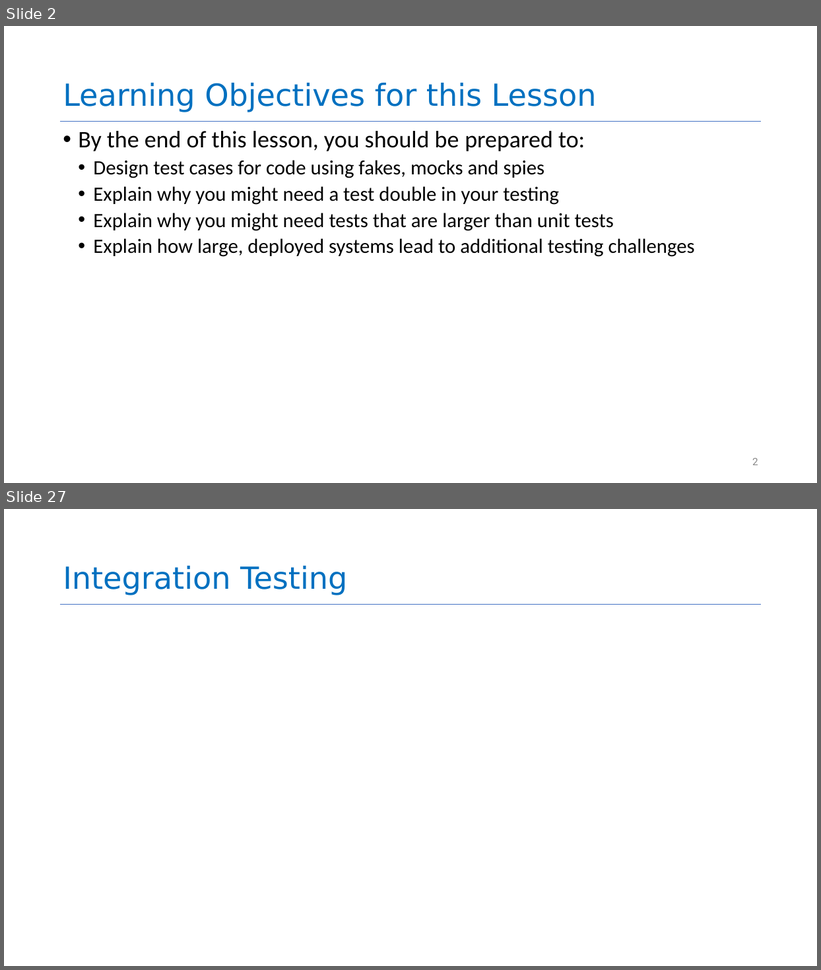
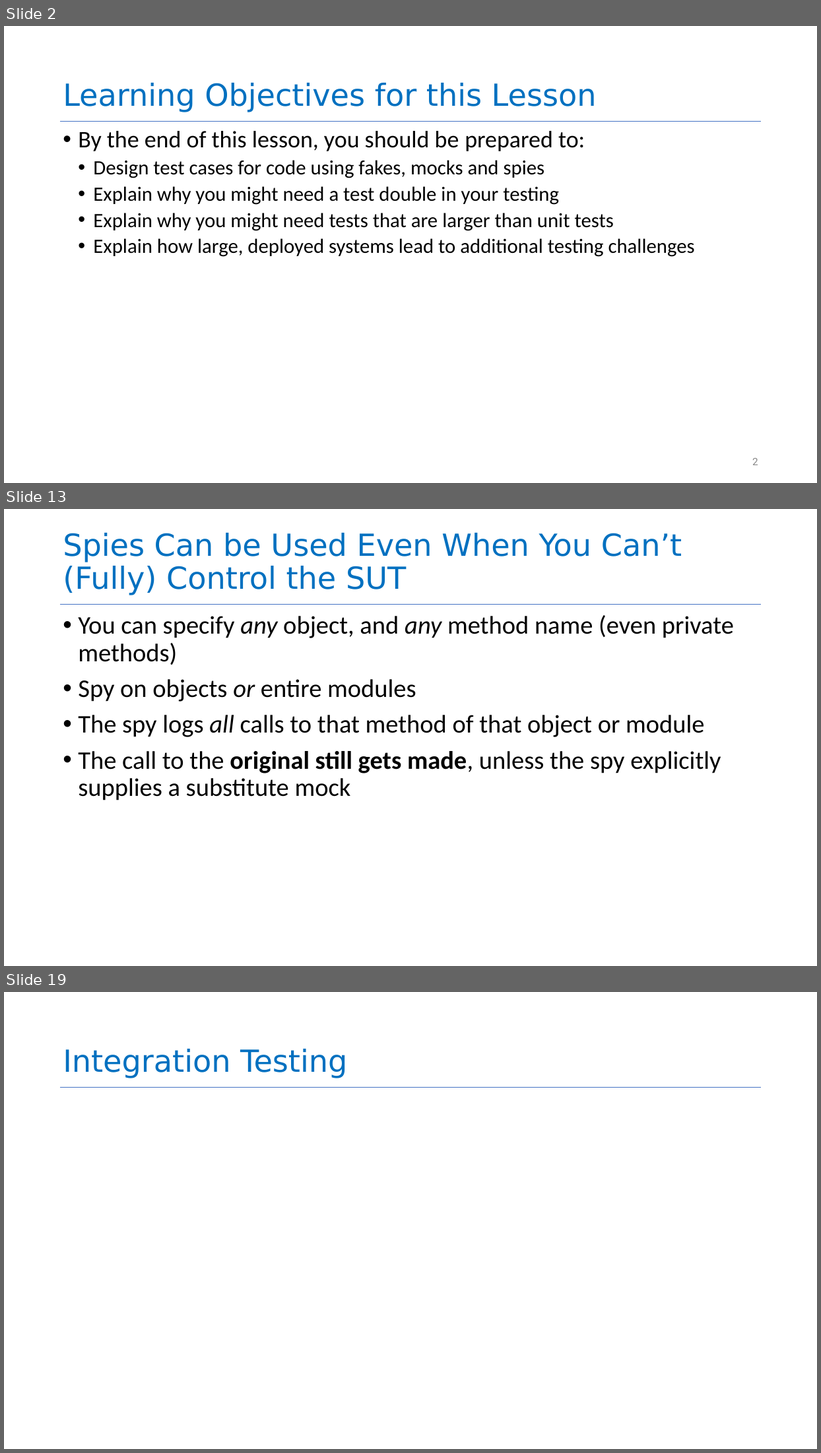
Before and after one commit to neu-se/CS4530-Spring-2026, a slide deck: Slides/Module 10 Testing Larger Things.pptx. Shown one above the other, each under a label of ours: slides 2 and 27 before the commit, slides 2, 13 and 19 after it; the slides between them are not shown. The pictures are 821x970 and 821x1453 pixels, drawn with LibreOffice and Linux fonts; fonts in the diff are those of the drawing. Boxes give left, top, right and bottom in pixels: in the first picture for what was removed or moved away, otherwise in the second. Text is boxed around its words. In the diff, an @@ line names an element or a change of style, - is before the commit and + after.

```diff
--- a/Slides/Module 10 Testing Larger Things.pptx
+++ b/Slides/Module 10 Testing Larger Things.pptx
@@ slide 13 added at (4,509,817,966), background #FFFFFF; not listed: 1 template element that a slide beside it also shows @@
@@ title added at (63,533,682,595), 72 pt, text #0070C0 @@
+Spies Can be Used Even When You Can’t (Fully) Control the SUT
@@ text added at (78,615,734,801), 60 pt, text #000000 @@
+• You can specify any object, and any method name (even private methods)
+• Spy on objects or entire modules
+• The spy logs all calls to that method of that object or module
+• The call to the original still gets made, unless the spy explicitly supplies a substitute mock
@@ what was slide 27 is now slide 19 @@
```
Also in this commit, not shown: 24 slides changed, 18 other slides added, 2 other files.
